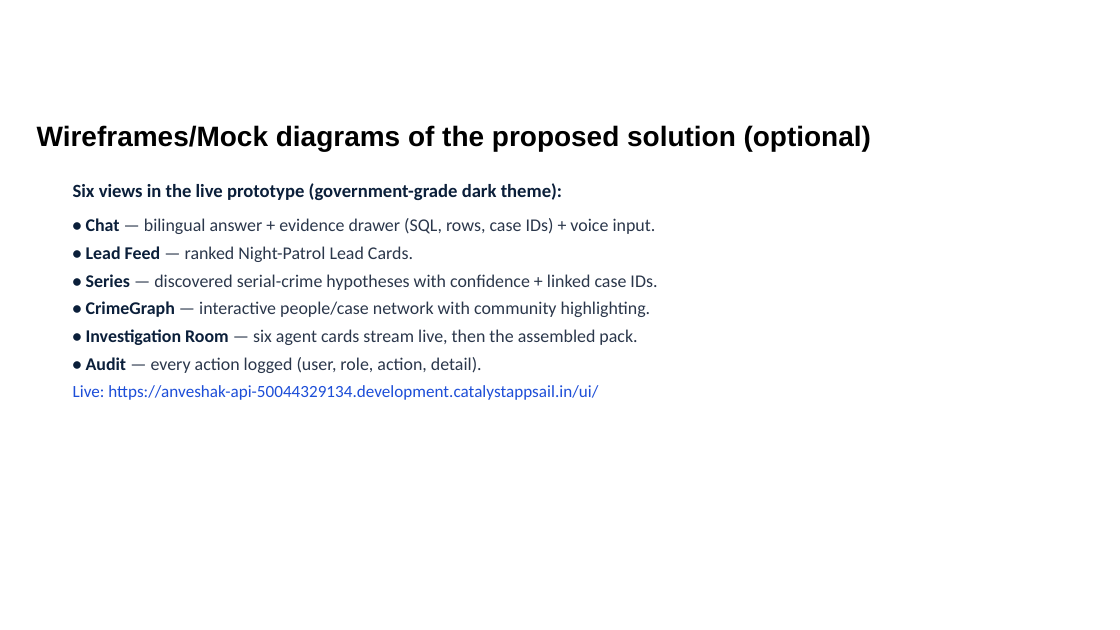
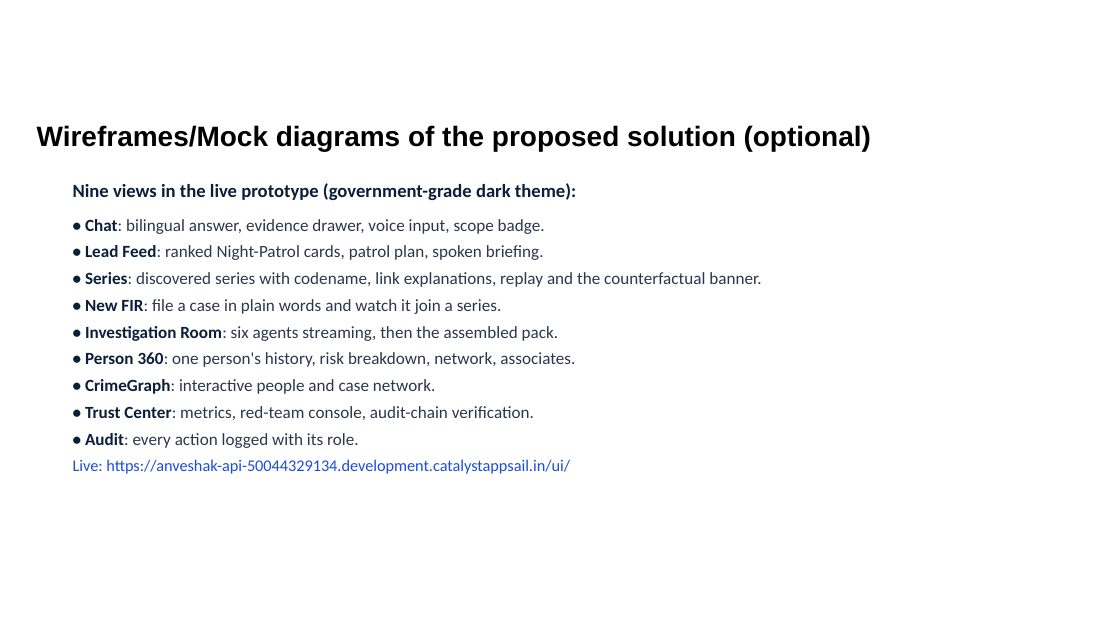
Before and after one commit to arungeekay/anveshak, a slide deck: slide 6 of ANVESHAK_KSP_Datathon_2026_Submission.pptx. Drawn at 1120x630 pixels with LibreOffice and Linux fonts; fonts in the diff are those of the drawing; background and template pictures are left out. Boxes give left, top, right and bottom in pixels: in the first picture for what was removed or moved away, otherwise in the second. Text is boxed around its words. In the diff, an @@ line names an element or a change of style, - is before the commit and + after.

Commit message:
video+deck: refresh both for the Stage-2 feature set
Video (2:38, within the 3-minute limit): re-recorded against the live app covering
all nine views. New beats: the patrol plan, the Trust Center red-team console
refusing injection and caste profiling, the audit chain verifying, a new FIR filed
in plain words joining SH-07 as case 16, the series replay crossing three
districts, the counterfactual, Person 360 and role-scoped answers.

Deck: rewritten for what the app now does, with six fresh screenshots including
the live intake and the red-team console. Benchmarks slide adds the counterfactual,
the ten-second investigation and the guardrail record. Catalyst slide separates
what is live from what is integrated with an honest status.

Also corrected a caption that hardcoded fifteen offences; the intake earlier in the
demo grows the series to sixteen.

```diff
--- a/ANVESHAK_KSP_Datathon_2026_Submission.pptx
+++ b/ANVESHAK_KSP_Datathon_2026_Submission.pptx
@@ text at (73,183,761,448): text changed; size 11.5 to 11 pt @@
-Six views in the live prototype (government-grade dark theme):
-• Chat — bilingual answer + evidence drawer (SQL, rows, case IDs) + voice input.
-• Lead Feed — ranked Night-Patrol Lead Cards.
-• Series — discovered serial-crime hypotheses with confidence + linked case IDs.
-• CrimeGraph — interactive people/case network with community highlighting.
-• Investigation Room — six agent cards stream live, then the assembled pack.
-• Audit — every action logged (user, role, action, detail).
+Nine views in the live prototype (government-grade dark theme):
+• Chat: bilingual answer, evidence drawer, voice input, scope badge.
+• Lead Feed: ranked Night-Patrol cards, patrol plan, spoken briefing.
+• Series: discovered series with codename, link explanations, replay and the counterfactual banner.
+• New FIR: file a case in plain words and watch it join a series.
+• Investigation Room: six agents streaming, then the assembled pack.
+• Person 360: one person's history, risk breakdown, network, associates.
+• CrimeGraph: interactive people and case network.
+• Trust Center: metrics, red-team console, audit-chain verification.
+• Audit: every action logged with its role.
@@ text at (73,459,570,474): size 11 to 10.5 pt in "Live: https://anveshak-api-50044329134.development.catalysta ..." @@
```
Also in this commit, not shown: 13 other slides changed, 11 other files.
